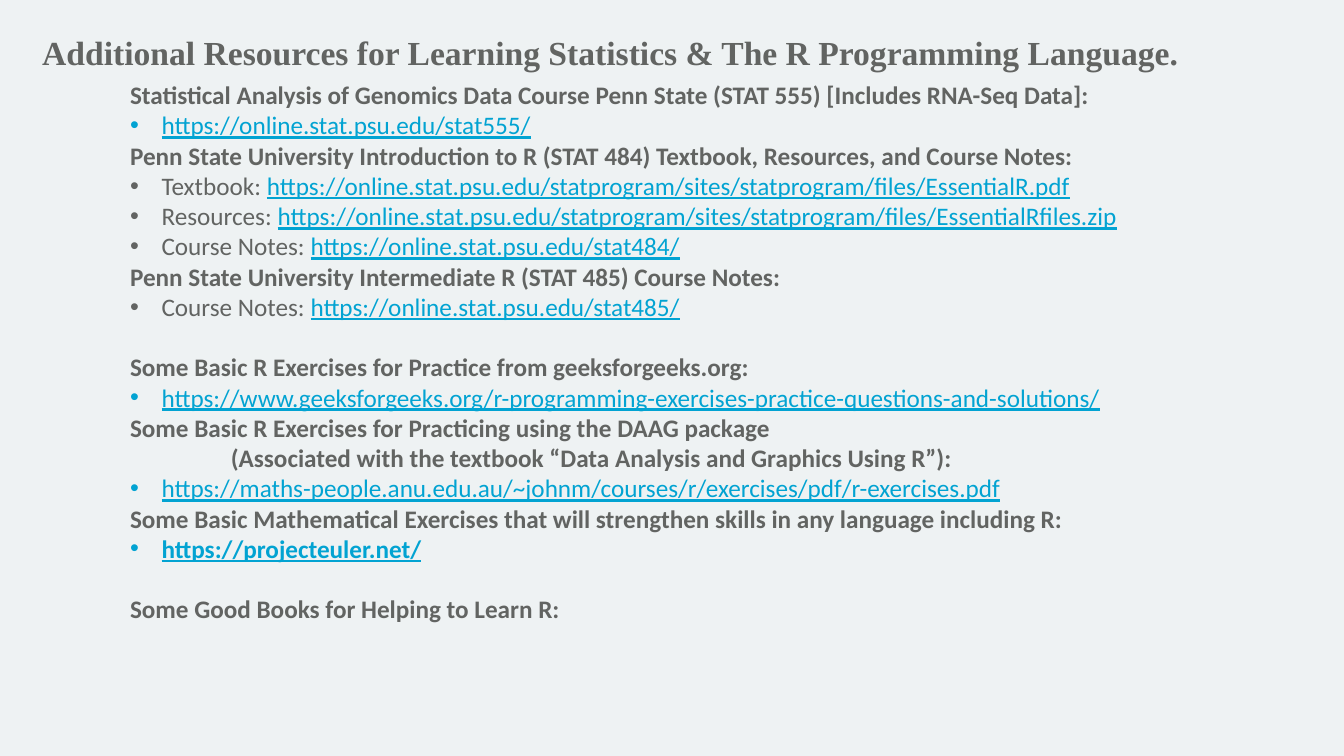
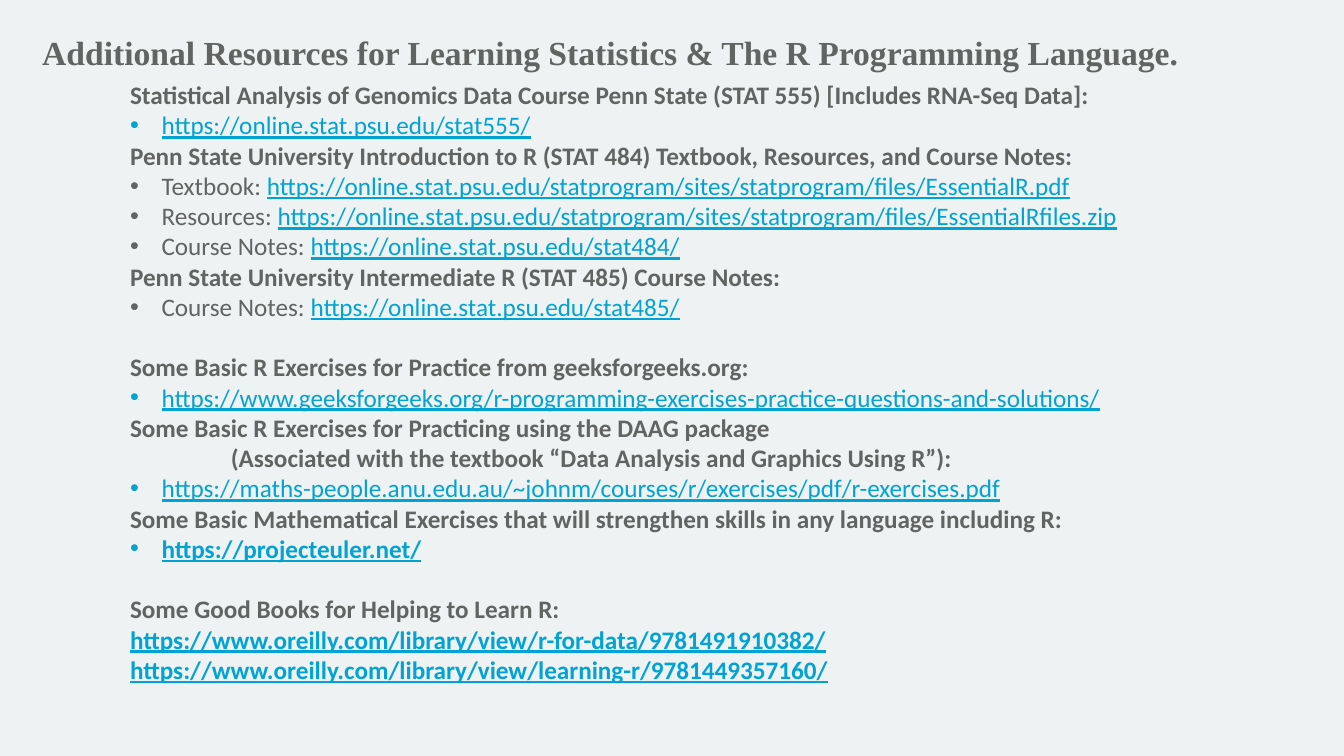
Before and after one commit to mathornton01/2022_UTSW_Lyda_Hill_Department_Beginning_R_Nanocourse, a slide deck: slide 66 of Slides/IntroductionToRForBeginners_DayII_MT.pptx (slide 40 before the commit). Drawn at 1344x756 pixels with LibreOffice and Linux fonts; fonts in the diff are those of the drawing; background and template pictures are left out. Boxes give left, top, right and bottom in pixels: in the first picture for what was removed or moved away, otherwise in the second. Text is boxed around its words. In the diff, an @@ line names an element or a change of style, - is before the commit and + after.

```diff
--- a/Slides/IntroductionToRForBeginners_DayII_MT.pptx
+++ b/Slides/IntroductionToRForBeginners_DayII_MT.pptx
@@ text at [130, 631, 827, 684]: paragraphs added @@
+https://www.oreilly.com/library/view/r-for-data/9781491910382/
+https://www.oreilly.com/library/view/learning-r/9781449357160/
```
Also in this commit, not shown: 4 other slides changed, 29 slides added, 14 other files.
